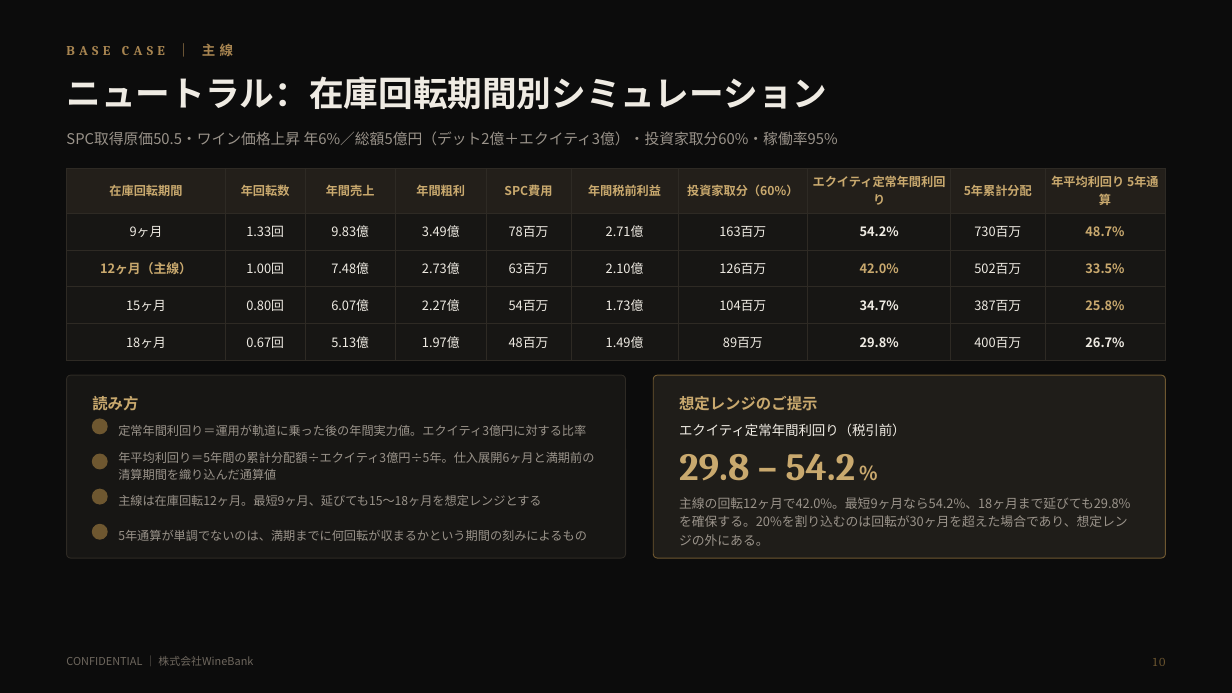
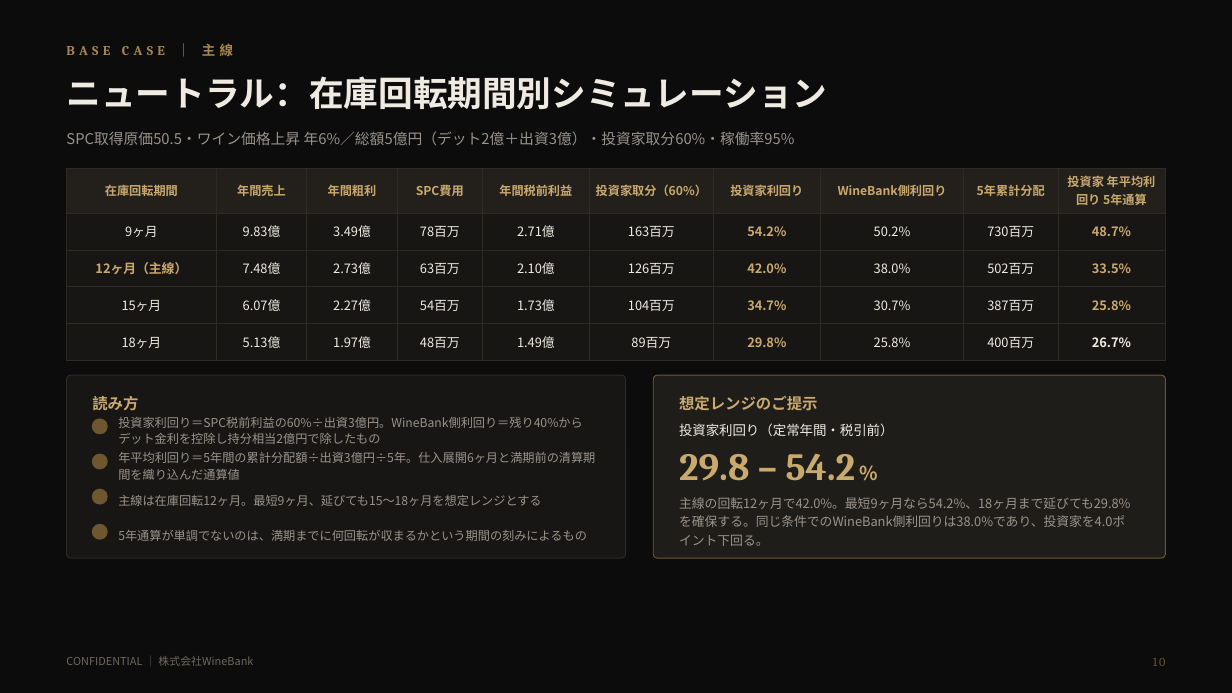
Before and after one commit to nakano-winebank/wine-auction, a slide deck: slide 11 of docs/wine-fund/WineBank_ワインファンドSPC組成提案_5億_20260811.pptx. Drawn at 1232x693 pixels with LibreOffice and Linux fonts; fonts in the diff are those of the drawing. Boxes give left, top, right and bottom in pixels: in the first picture for what was removed or moved away, otherwise in the second. Text is boxed around its words. In the diff, an @@ line names an element or a change of style, - is before the commit and + after.

```diff
--- a/docs/wine-fund/WineBank_ワインファンドSPC組成提案_5億_20260811.pptx
+++ b/docs/wine-fund/WineBank_ワインファンドSPC組成提案_5億_20260811.pptx
@@ text at bbox=[66, 131, 795, 145]: text changed @@
-SPC取得原価50.5・ワイン価格上昇 年6%／総額5億円（デット2億＋エクイティ3億）・投資家取分60%・稼働率95%
+SPC取得原価50.5・ワイン価格上昇 年6%／総額5億円（デット2億＋出資3億）・投資家取分60%・稼働率95%
@@ table at bbox=[67, 168, 1165, 352] @@
-row 1: 在庫回転期間 | 年回転数 | 年間売上 | 年間粗利 | SPC費用 | 年間税前利益 | 投資家取分（60%） | エクイティ定常年間利回り | 5年累計分配 | 年平均利回り 5年通算
+row 1: 在庫回転期間 | 年間売上 | 年間粗利 | SPC費用 | 年間税前利益 | 投資家取分（60%） | 投資家利回り | WineBank側利回り | 5年累計分配 | 投資家 年平均利回り 5年通算
-row 2: 9ヶ月 | 1.33回 | 9.83億 | 3.49億 | 78百万 | 2.71億 | 163百万 | 54.2% | 730百万 | 48.7%
+row 2: 9ヶ月 | 9.83億 | 3.49億 | 78百万 | 2.71億 | 163百万 | 54.2% | 50.2% | 730百万 | 48.7%
-row 3: 12ヶ月（主線） | 1.00回 | 7.48億 | 2.73億 | 63百万 | 2.10億 | 126百万 | 42.0% | 502百万 | 33.5%
+row 3: 12ヶ月（主線） | 7.48億 | 2.73億 | 63百万 | 2.10億 | 126百万 | 42.0% | 38.0% | 502百万 | 33.5%
-row 4: 15ヶ月 | 0.80回 | 6.07億 | 2.27億 | 54百万 | 1.73億 | 104百万 | 34.7% | 387百万 | 25.8%
+row 4: 15ヶ月 | 6.07億 | 2.27億 | 54百万 | 1.73億 | 104百万 | 34.7% | 30.7% | 387百万 | 25.8%
-row 5: 18ヶ月 | 0.67回 | 5.13億 | 1.97億 | 48百万 | 1.49億 | 89百万 | 29.8% | 400百万 | 26.7%
+row 5: 18ヶ月 | 5.13億 | 1.97億 | 48百万 | 1.49億 | 89百万 | 29.8% | 25.8% | 400百万 | 26.7%
@@ text at bbox=[118, 417, 583, 444]: text changed @@
-定常年間利回り＝運用が軌道に乗った後の年間実力値。エクイティ3億円に対する比率
+投資家利回り＝SPC税前利益の60%÷出資3億円。WineBank側利回り＝残り40%からデット金利を控除し持分相当2億円で除したもの
@@ text at bbox=[679, 423, 893, 436]: text changed @@
-エクイティ定常年間利回り（税引前）
+投資家利回り（定常年間・税引前）
@@ text at bbox=[118, 452, 595, 463]: text changed @@
-年平均利回り＝5年間の累計分配額÷エクイティ3億円÷5年。仕入展開6ヶ月と満期前の清算期間を織り込んだ通算値
+年平均利回り＝5年間の累計分配額÷出資3億円÷5年。仕入展開6ヶ月と満期前の清算期間を織り込んだ通算値
@@ text at bbox=[679, 497, 1130, 546]: text changed @@
-主線の回転12ヶ月で42.0%。最短9ヶ月なら54.2%、18ヶ月まで延びても29.8%を確保する。20%を割り込むのは回転が30ヶ月を超えた場合であり、想定レンジの外にある。
+主線の回転12ヶ月で42.0%。最短9ヶ月なら54.2%、18ヶ月まで延びても29.8%を確保する。同じ条件でのWineBank側利回りは38.0%であり、投資家を4.0ポイント下回る。
```
Also in this commit, not shown: 11 other slides changed, 4 other files.
